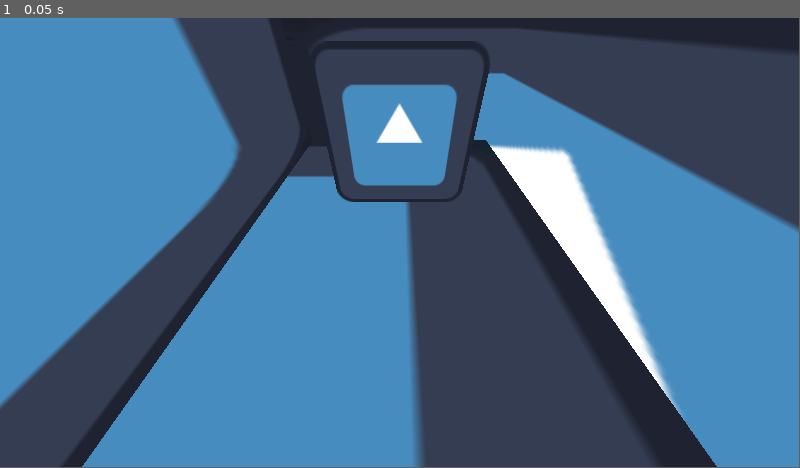
Above: before the commit, frame 1.
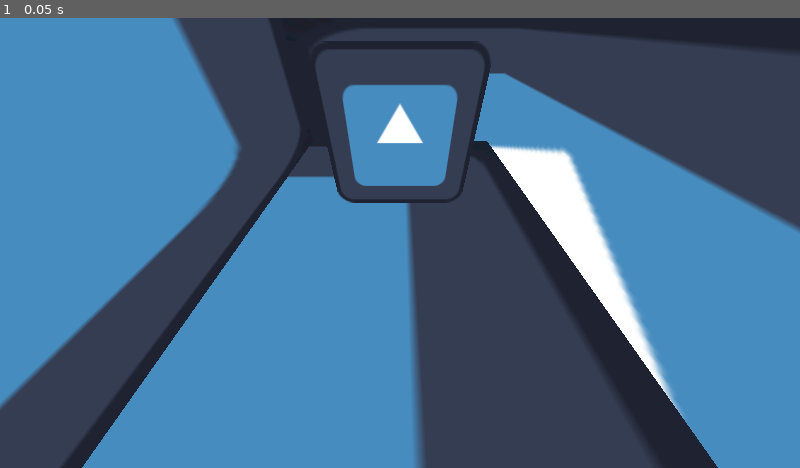
Above: after the commit, the same moment.

Repository: geekazodium/RIT-Halloween-Game-Jam-2025
Game: Godot game, scene res://main.tscn
Two runs of this game, one before a commit and one after it. Both use one fixed random seed, a clock stepped at 60 frames per second and the inputs below. Before the commit the project has no main scene; this scene is started directly in both runs. The engine's default icon, where the game draws it, is replaced by a stand-in: a white triangle on a blue panel in a dark square.
Inputs:
- Up to frame 1 (0.05 s): no input
In our replay, the window is 799x449 before the commit and 800x450 after it. These sizes can differ from the game's own. Grey fills any space a smaller window leaves; there, only what the larger window draws over its background counts as a difference.

The runs differ from the first frame. In frame 1, 0.5% of the frame differs, in the area x 0-100%, y 0-100%.

Commit message:
changed resolution to 720p

Diff:
--- a/project.godot
+++ b/project.godot
@@ -11,8 +11,14 @@
 [application]
 
 config/name="RIT Halloween Game Jam 2025"
+run/main_scene="uid://c26csylq2grx0"
 config/features=PackedStringArray("4.5", "GL Compatibility")
 config/icon="res://icon.svg"
+
+[display]
+
+window/size/viewport_width=1280
+window/size/viewport_height=720
 
 [input]
 
